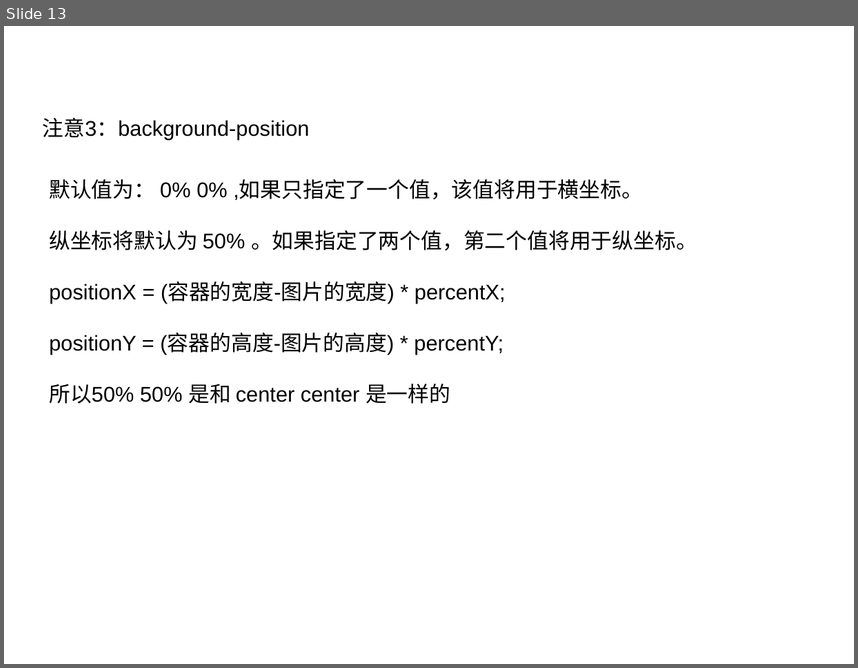
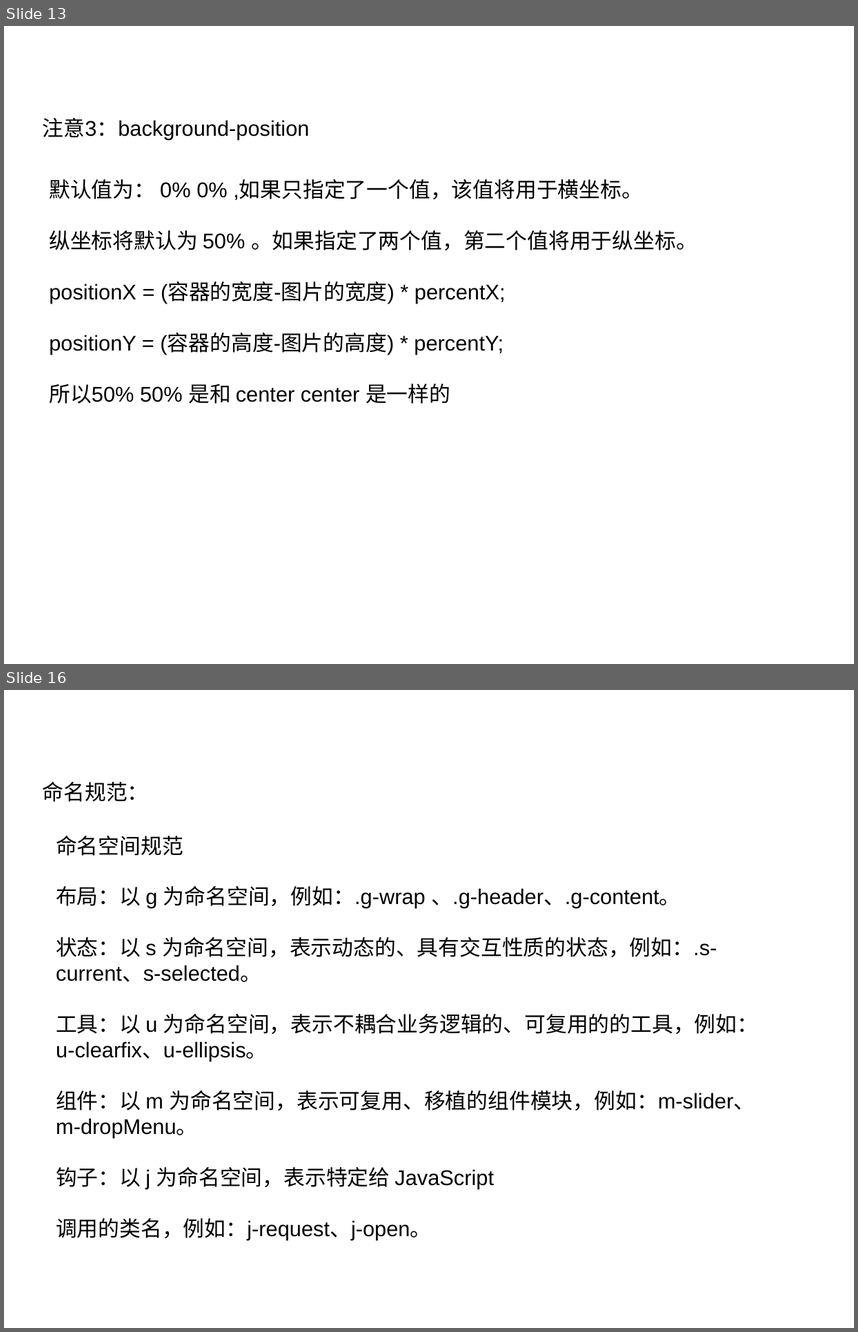
Before and after one commit to femonster/groceries, a slide deck: css-demo/分享模板.ppt. Shown one above the other, each under a label of ours: slide 13 before the commit, slides 13 and 16 after it; the slides between them are not shown. The pictures are 858x668 and 858x1332 pixels, drawn with LibreOffice and Linux fonts; fonts in the diff are those of the drawing; background and template pictures are left out. Boxes give left, top, right and bottom in pixels: in the first picture for what was removed or moved away, otherwise in the second. Text is boxed around its words. In the diff, an @@ line names an element or a change of style, - is before the commit and + after.

```diff
--- a/css-demo/分享模板.ppt
+++ b/css-demo/分享模板.ppt
@@ slide 16 added at [4, 690, 854, 1328], background picture (left out) @@
@@ text added at [43, 782, 149, 802], 18 pt, text #000000 @@
+命名规范：
@@ text added at [56, 836, 758, 1241], 18 pt, text #000000 @@
+命名空间规范
+布局：以 g 为命名空间，例如：.g-wrap 、.g-header、.g-content。
+状态：以 s 为命名空间，表示动态的、具有交互性质的状态，例如：.s-current、s-selected。
+工具：以 u 为命名空间，表示不耦合业务逻辑的、可复用的的工具，例如：u-clearfix、u-ellipsis。
+组件：以 m 为命名空间，表示可复用、移植的组件模块，例如：m-slider、m-dropMenu。
+钩子：以 j 为命名空间，表示特定给 JavaScript
+调用的类名，例如：j-request、j-open。
```
Also in this commit, not shown: 1 slide changed, 3 other slides added, 1 slide removed.
